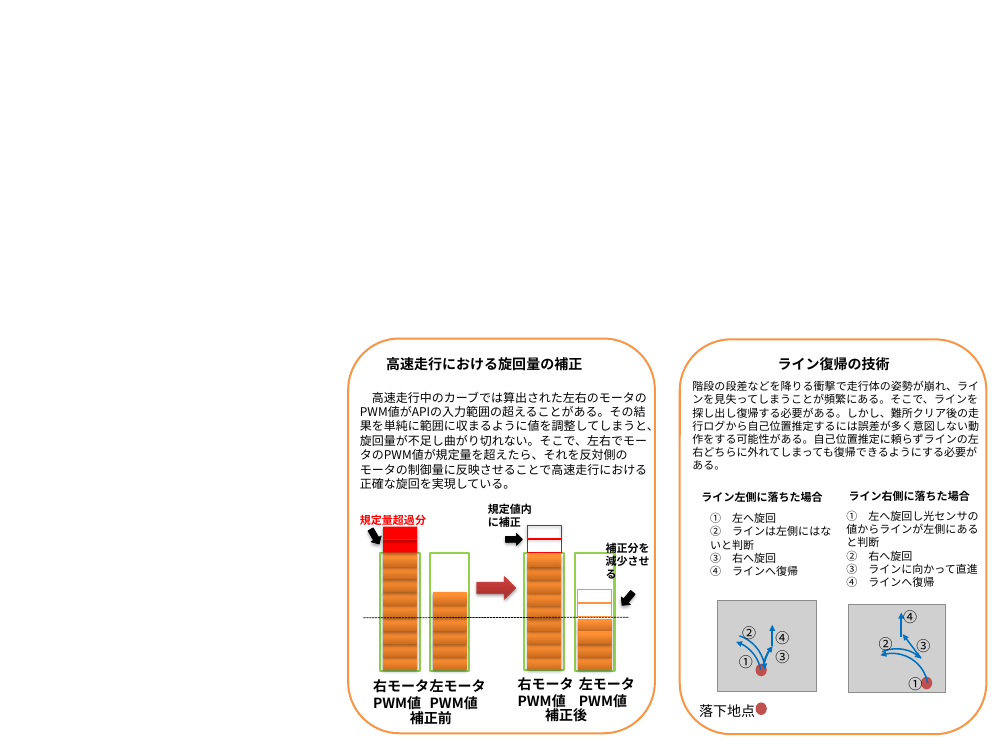
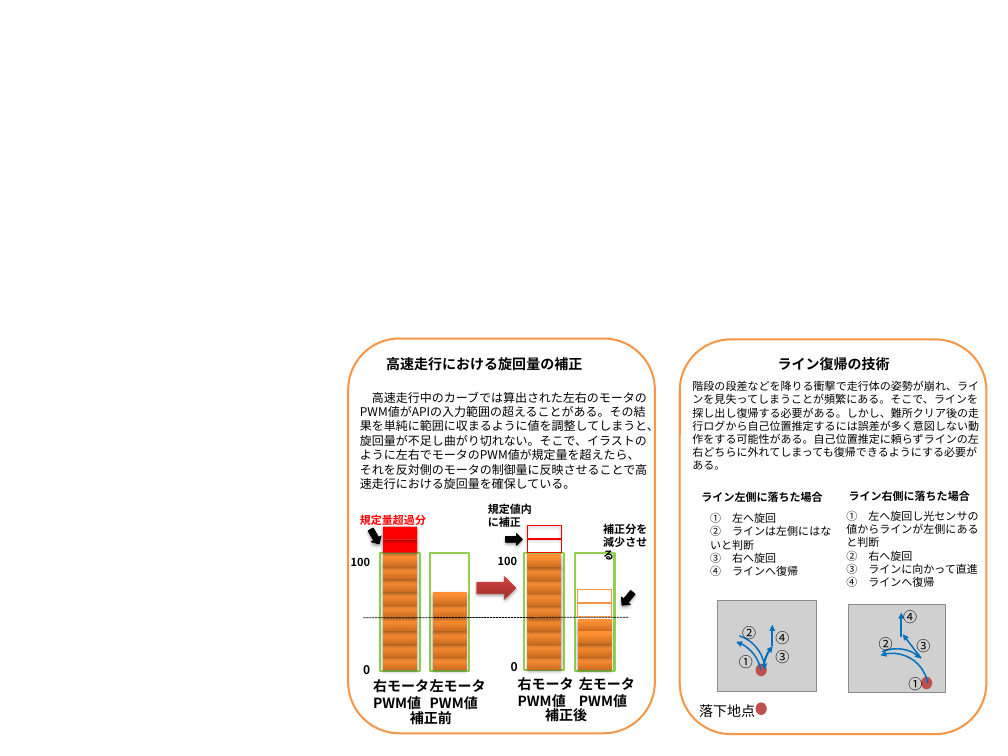
Before and after one commit to class-snct-rikitakelab/e-konbu2012, a slide deck: slide 2 of models/ForModelSheet/YousoGizyutu.pptx. Drawn at 1008x756 pixels with LibreOffice and Linux fonts; fonts in the diff are those of the drawing; grey boxes stand for pictures. Boxes give left, top, right and bottom in pixels: in the first picture for what was removed or moved away, otherwise in the second. Text is boxed around its words. In the diff, an @@ line names an element or a change of style, - is before the commit and + after.

```diff
--- a/models/ForModelSheet/YousoGizyutu.pptx
+++ b/models/ForModelSheet/YousoGizyutu.pptx
@@ text at [360,392,659,489]: text changed @@
-高速走行中のカーブでは算出された左右のモータのPWM値がAPIの入力範囲の超えることがある。その結果を単純に範囲に収まるように値を調整してしまうと、旋回量が不足し曲がり切れない。そこで、左右でモータのPWM値が規定量を超えたら、それを反対側のモータの制御量に反映させることで高速走行における正確な旋回を実現している。
+高速走行中のカーブでは算出された左右のモータのPWM値がAPIの入力範囲の超えることがある。その結果を単純に範囲に収まるように値を調整してしまうと、旋回量が不足し曲がり切れない。そこで、イラストのように左右でモータのPWM値が規定量を超えたら、それを反対側のモータの制御量に反映させることで高速走行における旋回量を確保している。
@@ text "補正分を減少させる": place and size @@
-text "補正分を減少させる" at [606,542,650,582]
+text "補正分を減少させる" at [603,523,647,563]
@@ text added at [351,557,370,566], 11 pt, text #000000, bold @@
+100
@@ text added at [498,556,517,565], 11 pt, text #000000, bold @@
+100
@@ text added at [363,665,370,674], 12 pt, text #000000, bold @@
+0
@@ text added at [511,662,518,671], 12 pt, text #000000, bold @@
+0
```
Also in this commit, not shown: 11 other files.
